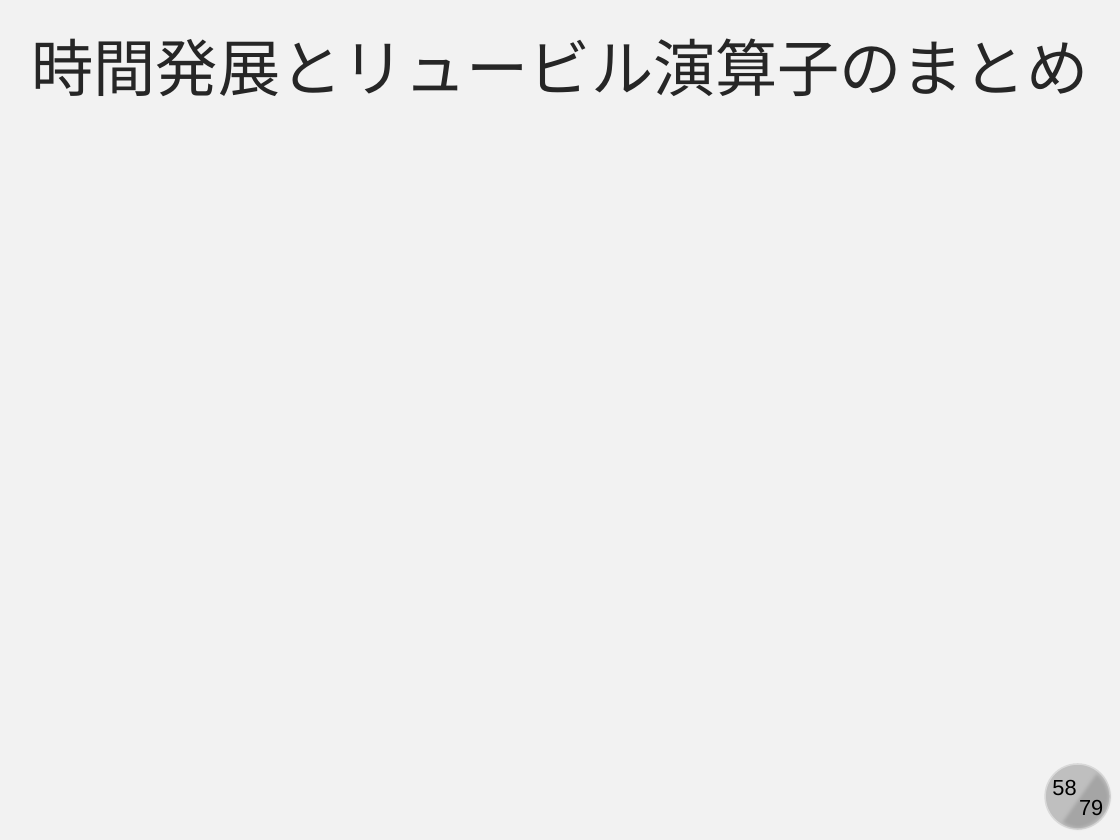
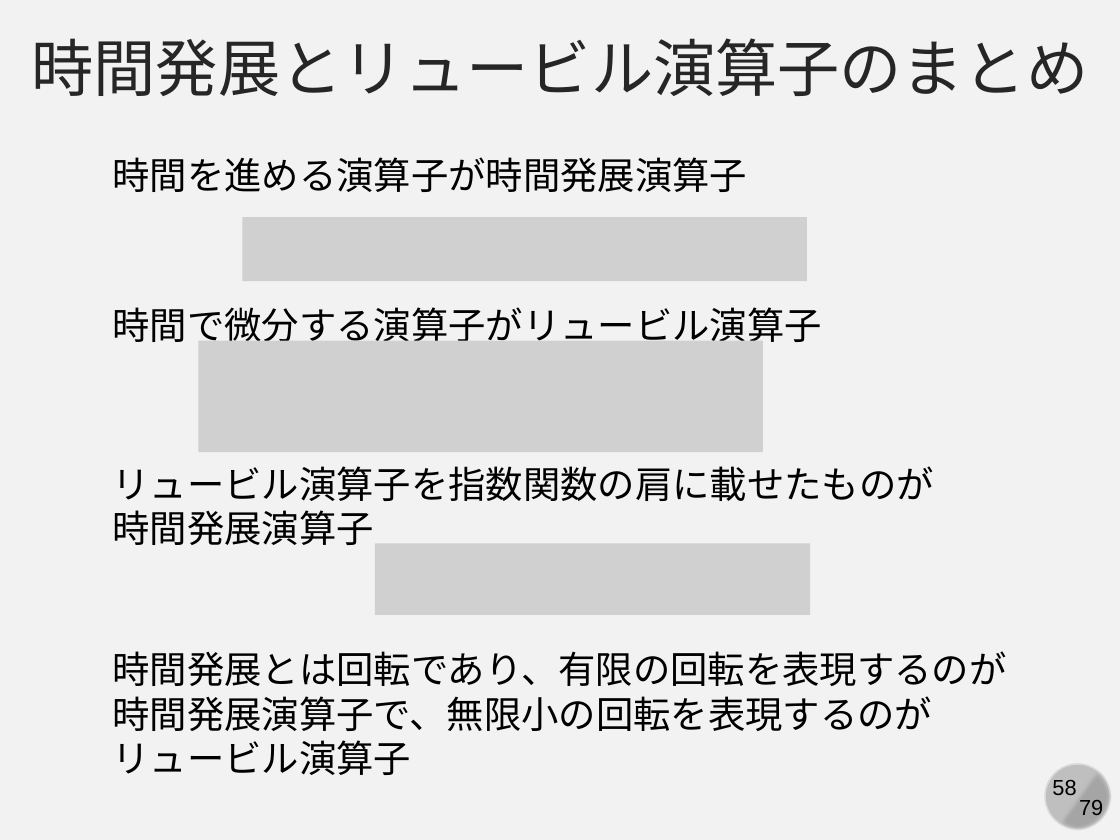
Before and after one commit to kaityo256/simulation_engineering, a slide deck: slide 58 of 05_md_basic/simulation05.pptx. Drawn at 1120x840 pixels with LibreOffice and Linux fonts; fonts in the diff are those of the drawing; grey boxes stand for pictures. Boxes give left, top, right and bottom in pixels: in the first picture for what was removed or moved away, otherwise in the second. Text is boxed around its words. In the diff, an @@ line names an element or a change of style, - is before the commit and + after.

Commit message:
fixed bug

```diff
--- a/05_md_basic/simulation05.pptx
+++ b/05_md_basic/simulation05.pptx
@@ text added at (112, 157, 747, 192), 24 pt, text #000000 @@
+時間を進める演算子が時間発展演算子
@@ picture added at (243, 217, 808, 281) @@
@@ text added at (112, 307, 821, 342), 24 pt, text #000000 @@
+時間で微分する演算子がリュービル演算子
@@ picture added at (198, 340, 763, 452) @@
@@ text added at (112, 466, 933, 545), 24 pt, text #000000 @@
+リュービル演算子を指数関数の肩に載せたものが時間発展演算子
@@ picture added at (375, 543, 811, 615) @@
@@ text added at (112, 651, 1006, 775), 24 pt, text #000000 @@
+時間発展とは回転であり、有限の回転を表現するのが時間発展演算子で、無限小の回転を表現するのがリュービル演算子
```
